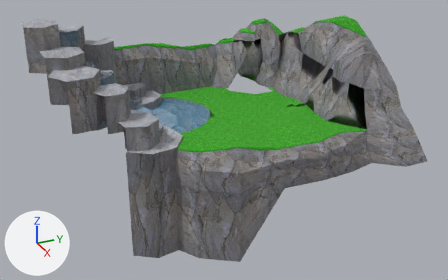
The glTF model assets/models/chao-garden-3.glb as it was, and as the next commit left it.
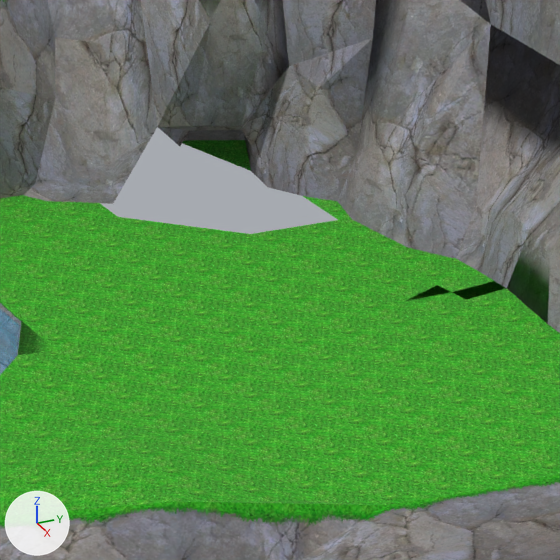
Each version appears first whole from a 50 mm camera at (297.4, -130.9, 94.5) aimed at (91.0, -38.0, -8.7), and next in a close-up on the part from 46% to 71% of the width and 17% to 56% of the height. Arrows for +X, +Y and +Z are at lower left; the lights stay in place. The older version's two pictures come first. Where no turn or scale is listed for an object, it has been applied to the vertices. Vertices at exactly the same position are counted once.

Before the edit, the objects in view are built like this:
```python
me_object_0 = bpy.data.meshes.new('Object_0')
me_object_0.from_pydata(...)  # 630 vertices, 901 faces; spans x -45.2..45.2, y -69.7..69.7, z -40.6..40.6
# faces by material slot: [252, 273, 53, 29, 46, 89, 47, 112]
me_object_0.materials.append(mat_tex_0010_0_dds)  # picture img_image_1
me_object_0.materials.append(mat_tex_0011_0_dds)  # picture img_image_2
me_object_0.materials.append(mat_tex_0012_0_dds)  # picture img_image_3
me_object_0.materials.append(mat_tex_0013_0_dds)  # picture img_image_4
me_object_0.materials.append(mat_tex_0014_0_dds)  # picture img_image_5
me_object_0.materials.append(mat_tex_0032_0_dds)
me_object_0.materials.append(mat_tex_0033_0_dds)
me_object_0.materials.append(mat_none)  # picture img_image_0
# before: 109 (-32.3, 20.9, 7.8) at pixel (157, 126), 120 (-30.0, 15.6, 2.2) at pixel (113, 203), 351 (-18.2, 23.1, 2.2) at pixel (250, 234), 352 (-18.2, 31.6, 2.2) at pixel (338, 219), 354 (-26.8, 14.5, 2.2) at pixel (117, 216)
# before: 355 (-35.3, 14.5, 2.2), 356 (-32.8, 30.5, 2.2) at pixel (251, 171), 358 (-43.3, 28.0, 2.2), 374 (-26.8, 31.6, 2.2)
ob_chao_island = bpy.data.objects.new('chao_island', me_object_0)
ob_chao_island.location = (88.3, -36.68, -2.09)
```
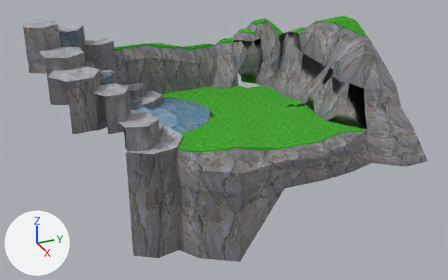
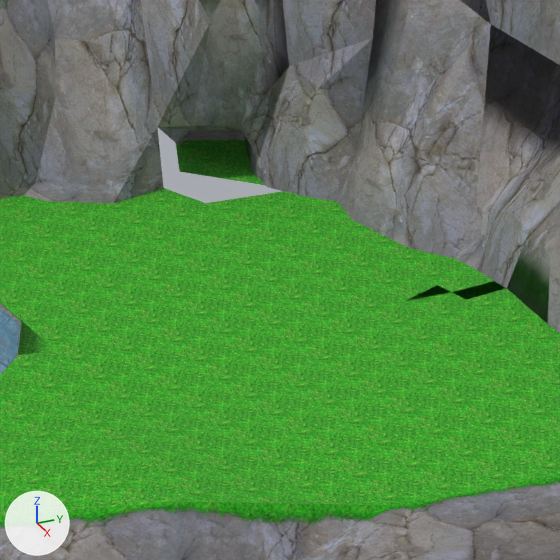
Location of each change, [x1, y1, x2, y2] in pixels of the close-ups (560 x 560 px):
```json
{"part": 1, "of": "me_object_0", "change": "added", "after": [100, 128, 338, 234], "on screen": "green"}
```

The change, as JSON lines over the scene's bpy script:
```json
{"block": "me_object_0", "where": "# used by ob_chao_island; location = (88.3, -36.68, -2.09)"}
{"block": "me_object_0", "where": "# verts and faces of me_object_0; kept vertices keep their numbers, new ones are numbered from 630"}
{"op": "remove", "block": "me_object_0", "code": "me_object_0.from_pydata(...)  # 630 vertices, 901 faces; spans x -45.2..45.2, y -69.7..69.7, z -40.6..40.6"}
{"op": "add", "block": "me_object_0", "code": "me_object_0.from_pydata(...)  # 634 vertices, 909 faces; spans x -45.2..45.2, y -69.7..69.7, z -40.6..40.6"}
{"block": "me_object_0", "change": "me_object_0 part 1"}
{"op": "add", "block": "me_object_0", "code": "verts[630] = (-31.9, 21.4, 2.2)  # pixel (163, 188)"}
{"op": "add", "block": "me_object_0", "code": "verts[631] = (-26.8, 23.1, 2.2)  # pixel (206, 203)"}
{"op": "add", "block": "me_object_0", "code": "verts[632] = (-31.9, 21.4, 2.2)  # pixel (163, 188)"}
{"op": "add", "block": "me_object_0", "code": "verts[633] = (-35.3, 24.6, 2.2)  # pixel (179, 171)"}
{"op": "add", "block": "me_object_0", "code": "faces += [(109, 630, 120)]  # mat_tex_0010_0_dds (picture img_image_1)"}
{"op": "add", "block": "me_object_0", "code": "faces += [(351, 352, 631), (352, 374, 631), (351, 631, 354), (354, 631, 632), (354, 632, 355), (356, 633, 374)]  # mat_tex_0011_0_dds (picture img_image_2)"}
{"op": "add", "block": "me_object_0", "code": "faces += [(356, 358, 633)]  # mat_tex_0011_0_dds (picture img_image_2)"}
```
